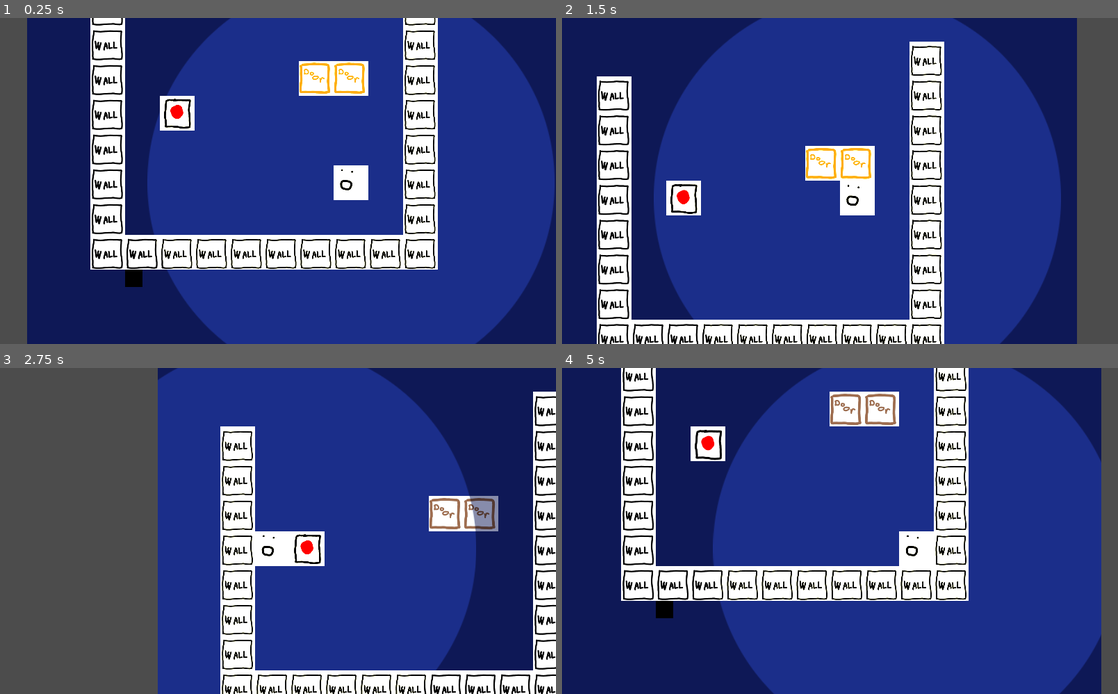
Above: before the commit, frames 1-4 (two rows, left to right).
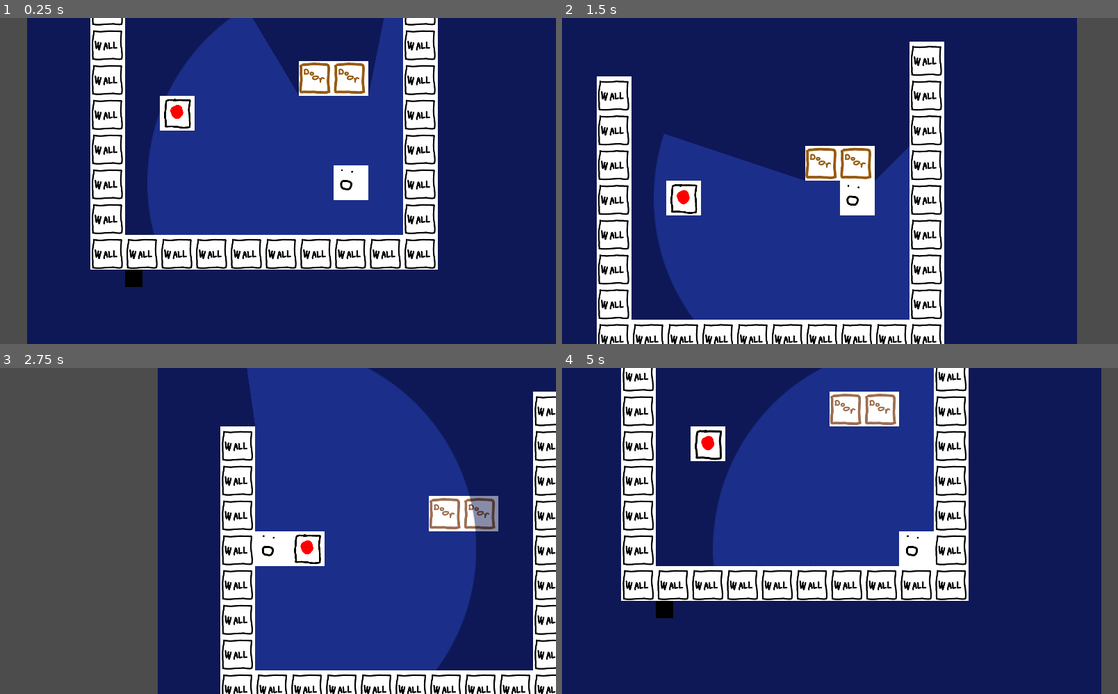
Above: after the commit, the same moments.

Repository: johnfn/LD50
Game: Godot game, scene res://MainScene.tscn
Same seed, same stepped clock (60 frames per second), same inputs: the game is played once before the commit and once after it.
Inputs:
- Up to frame 1 (0.25 s): no input
- Up to frame 2 (1.5 s): hold Up (ui_up) from 0.53 s (still down); tap X (advance_dialog) at 0.6, 1.35 s
- Up to frame 3 (2.75 s): release Up (ui_up) at 2.03 s; hold Left (ui_left) from 2.03 s (still down); tap X (advance_dialog) at 2.1 s
- Up to frame 4 (5 s): tap X (advance_dialog) at 2.85, 3.6, 4.35 s; release Left (ui_left) at 3.53 s; hold Down (ui_down) 3.53-4.28 s; hold Right (ui_right) from 4.28 s (still down)

The runs differ from the first frame. In frame 1, 31% of the frame differs, in the area x 28-100%, y 0-100%; in frame 2, 35%, in the area x 18-90%, y 0-100%; in frame 3, 13%; in frame 4, 34%.

Commit message:
add some lighting stuff

Diff:
--- a/Door.tscn
+++ b/Door.tscn
@@ -1,9 +1,12 @@
-[gd_scene load_steps=3 format=2]
+[gd_scene load_steps=4 format=2]
 
 [ext_resource path="res://assets/Tiles.png" type="Texture" id=1]
 
 [sub_resource type="RectangleShape2D" id=1]
 extents = Vector2( 64, 64 )
+
+[sub_resource type="OccluderPolygon2D" id=2]
+polygon = PoolVector2Array( 0, 0, 0, 128, 128, 128, 128, 0 )
 
 [node name="Door" type="Node2D"]
 position = Vector2( 256, -512 )
@@ -19,3 +22,6 @@
 [node name="CollisionShape" type="CollisionShape2D" parent="StaticBody"]
 position = Vector2( 64, 64 )
 shape = SubResource( 1 )
+
+[node name="LightOccluder2D" type="LightOccluder2D" parent="."]
+occluder = SubResource( 2 )
--- a/MainScene.tscn
+++ b/MainScene.tscn
@@ -132,7 +132,7 @@
 [node name="Dialog" parent="Player" instance=ExtResource( 10 )]
 visible = false
 
-[node name="Light2D" type="Light2D" parent="Player"]
+[node name="LightSource" type="Light2D" parent="Player"]
 position = Vector2( 64, 64 )
 scale = Vector2( 3, 3 )
 texture = ExtResource( 11 )
--- a/Wall.tscn
+++ b/Wall.tscn
@@ -1,9 +1,12 @@
-[gd_scene load_steps=3 format=2]
+[gd_scene load_steps=4 format=2]
 
 [ext_resource path="res://assets/Tiles.png" type="Texture" id=1]
 
 [sub_resource type="RectangleShape2D" id=1]
 extents = Vector2( 64, 64 )
+
+[sub_resource type="OccluderPolygon2D" id=2]
+polygon = PoolVector2Array( 0, 0, 0, 128, 128, 128, 128, 0 )
 
 [node name="Wall" type="Node2D"]
 
@@ -18,3 +21,6 @@
 [node name="CollisionShape2D" type="CollisionShape2D" parent="StaticBody2D"]
 position = Vector2( 64, 64 )
 shape = SubResource( 1 )
+
+[node name="LightOccluder2D" type="LightOccluder2D" parent="."]
+occluder = SubResource( 2 )
--- a/scripts/switch_and_door.gd
+++ b/scripts/switch_and_door.gd
@@ -19,6 +19,7 @@
     for door in doors:
       # Why do you have to do this dumb thing?
       door.get_node("StaticBody/CollisionShape").set_deferred("disabled", true)
+      door.get_node("LightOccluder2D").visible = false
       door.get_node("Sprite").modulate.a = 0.5
     return
 
@@ -27,5 +28,6 @@
 
     for door in doors:
       door.get_node("StaticBody/CollisionShape").set_deferred("disabled", false)
+      door.get_node("LightOccluder2D").visible = true
       door.get_node("Sprite").modulate.a = 1.0
     return
